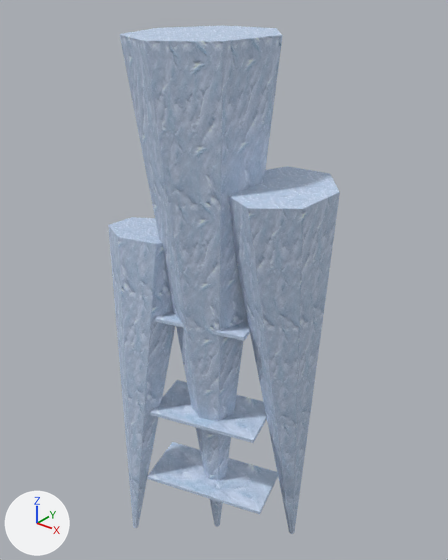
One commit to the glTF model game/assets/world/aetherfall/ice_planet/frozen_spire.glb: the scene before it, then after it.
Before and after are seen from a 50 mm camera at (16.4, -19.6, 27.8) aimed at (-0.3, 1.3, 14.9). The axes (+X, +Y, +Z) are drawn at lower left. The lights are the same throughout. The older version comes first. Where no turn or scale is listed for an object, it has been applied to the vertices.

The first picture shows 'SpireIceBand_13.7', 'SpireIceBand_3.8', 'SpireIceBand_8.2', 'SpireShard_0', 'SpireShard_1', 'SpireShard_2'.
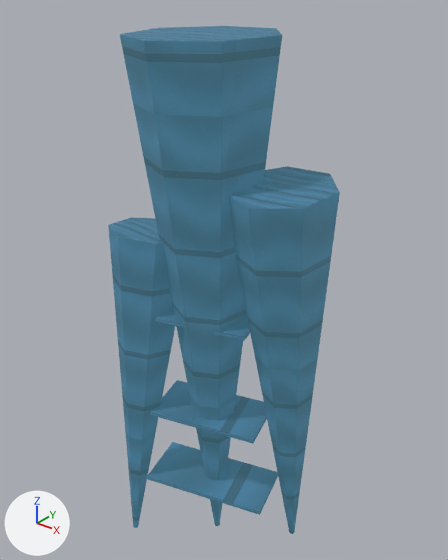
What differs and where, as boxes (x1, y1, x2, y2) in the pictures (448 x 560 px):
'SpireShard_0', surface changed (darker)
    both: (120, 26, 282, 526)
'SpireShard_2', surface changed (darker)
    both: (229, 166, 340, 534)
'SpireShard_1', surface changed (darker)
    both: (108, 217, 175, 528)
'SpireIceBand_3.8', surface changed (darker)
    both: (147, 442, 278, 515)
'SpireIceBand_8.2', surface changed (darker)
    both: (150, 380, 267, 443)
'SpireIceBand_13.7', surface changed (darker)
    both: (155, 311, 251, 341)

The change, as a list of edits to the scene's bpy script:
```text
Add img_aetherfall_ice_rock_normal:
    img_aetherfall_ice_rock_normal = load_image('aetherfall_ice_rock_normal', '../textures/b5ec3e98b60a20e1efae39523cf12f18ef3c3395720c22e614825c2b051fcc71.png', 1024, 1024, 'Non-Color')
Add img_aetherfall_ice_rock_orm:
    img_aetherfall_ice_rock_orm = load_image('aetherfall_ice_rock_orm', '../textures/60f3253fc2a9216c3cf6bca8a4258cedc6c81b87fda1be5bc1762b35336d80a5.png', 1024, 1024, 'Non-Color')
Add img_aetherfall_ice_rock:
    img_aetherfall_ice_rock = load_image('aetherfall_ice_rock', '../textures/ac6bbce606991f052aa0c13ab6491d484545011bfa6d11eaa19e6a9fc4f4f153.png', 1024, 1024, 'sRGB')
Change mat_blueiceshadow:
    remove # nodes: BsdfPrincipled, NormalMap, OutputMaterial, SeparateColor, TexImage x3
    remove # uses the picture img_aether_ice
    remove # uses the picture img_aether_ice_normal
    remove # uses the picture img_aether_ice_orm
    nodes: BsdfPrincipled, Mapping x3, NormalMap, OutputMaterial, SeparateColor, TexImage x3, UVMap x3
    colours: dark cyan #305561
    uses the picture img_aetherfall_ice_rock
    uses the picture img_aetherfall_ice_rock_normal
    uses the picture img_aetherfall_ice_rock_orm
Change mat_glacialice:
    remove # nodes: BsdfPrincipled, NormalMap, OutputMaterial, SeparateColor, TexImage x3
    remove # uses the picture img_aether_ice
    remove # uses the picture img_aether_ice_normal
    remove # uses the picture img_aether_ice_orm
    nodes: BsdfPrincipled, Mapping x3, NormalMap, OutputMaterial, SeparateColor, TexImage x3, UVMap x3
    colours: dark cyan #305561
    uses the picture img_aetherfall_ice_rock
    uses the picture img_aetherfall_ice_rock_normal
    uses the picture img_aetherfall_ice_rock_orm
```
